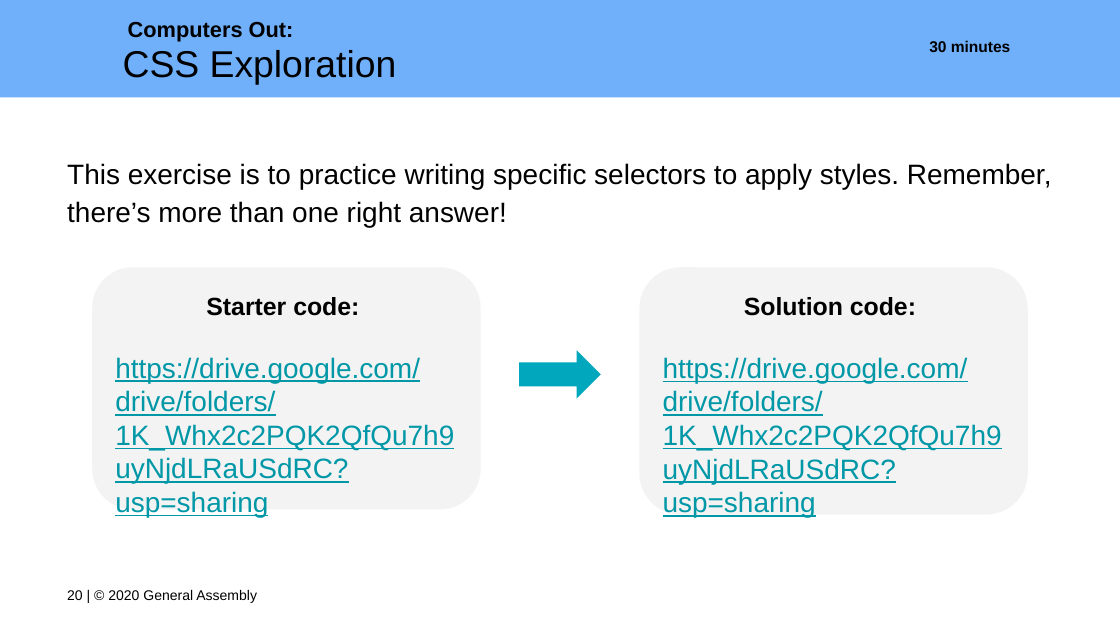
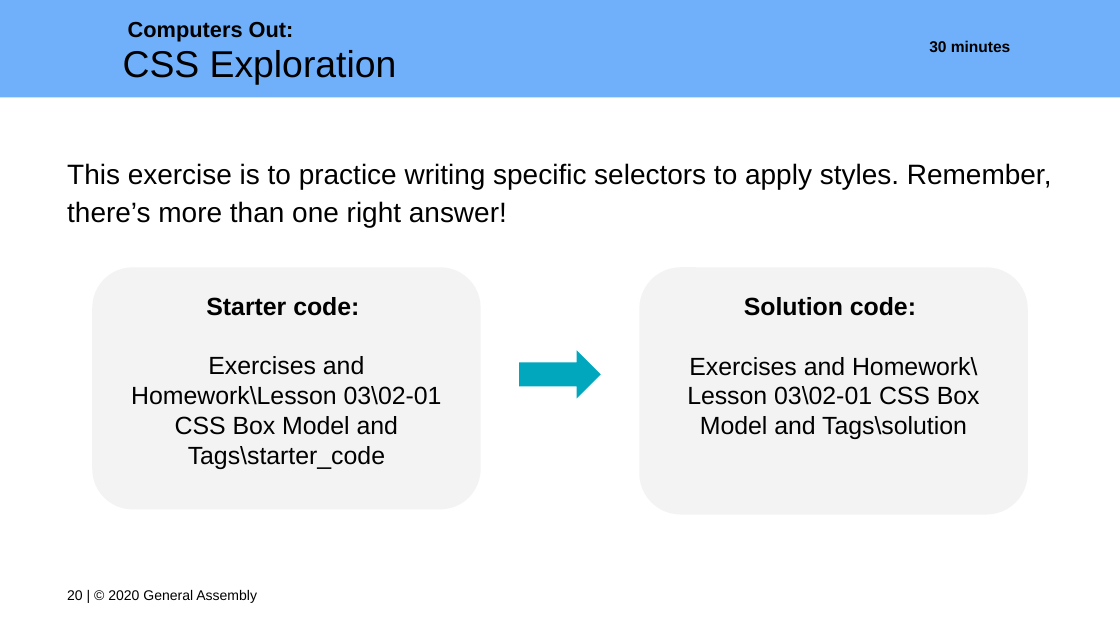
Before and after one commit to FEWD2022/Curriculum011822, a slide deck: slide 20 of Lesson Decks/03 Box Model - FEWD 3.2.pptx. Drawn at 1120x630 pixels with LibreOffice and Linux fonts; fonts in the diff are those of the drawing; background and template pictures are left out. Boxes give left, top, right and bottom in pixels: in the first picture for what was removed or moved away, otherwise in the second. Text is boxed around its words. In the diff, an @@ line names an element or a change of style, - is before the commit and + after.

Commit message:
Deck Updates

```diff
--- a/Lesson Decks/03 Box Model - FEWD 3.2.pptx
+++ b/Lesson Decks/03 Box Model - FEWD 3.2.pptx
@@ text in rounded rectangle at (x1=131, y1=356, x2=442, y2=469): text changed; size 18 to 16 pt; text colour #0097A7 to #000000 @@
-https://drive.google.com/drive/folders/1K_Whx2c2PQK2QfQu7h9uyNjdLRaUSdRC?usp=sharing
+Exercises and Homework\Lesson 03\02-01 CSS Box Model and Tags\starter_code
@@ text in rounded rectangle at (x1=687, y1=357, x2=980, y2=439): text changed; size 18 to 16 pt; text colour #0097A7 to #000000 @@
-https://drive.google.com/drive/folders/1K_Whx2c2PQK2QfQu7h9uyNjdLRaUSdRC?usp=sharing
+Exercises and Homework\ Lesson 03\02-01 CSS Box Model and Tags\solution
```
Also in this commit, not shown: 2 other slides changed, 1 other file.
